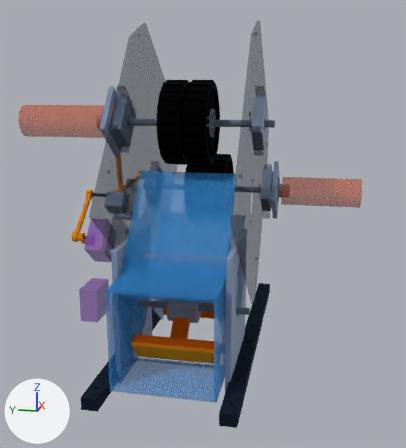
The glTF model cad/output/paddle_launcher_feasible_pollen.glb: old version first, new version second.
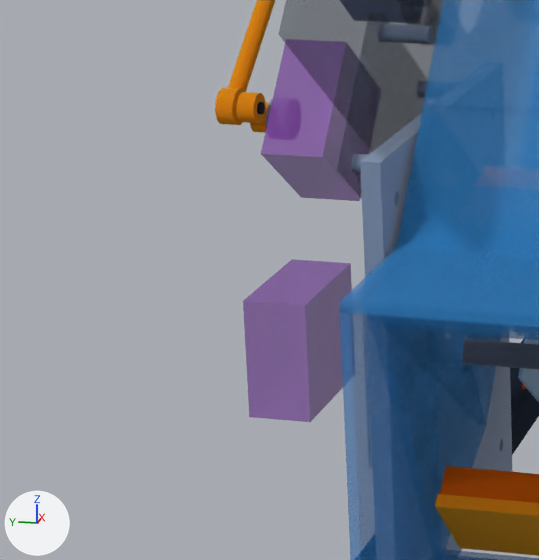
The first picture shows the older version from a 50 mm lens placed at (-654.0, -144.0, 326.0), pointed at (13.0, -10.0, 160.0). The close-ups show the older and then the newer version on the part from 3% to 39% of the width and 46% to 80% of the height of that picture. Only the edits that show in the close-ups are written down. The lights are fixed; the arrows at lower left show +X, +Y and +Z. Where no turn or scale is listed for an object, it has been applied to the vertices.

In view in the first close-up: 'gap_servo_envelope', 'guide_roof_1', 'guide_roof_3', 'guide_wall_1_+1', 'guide_wall_2_+1', 'guide_wall_3_+1', 'paddle_blade_2', 'paddle_cr_servo_envelope', 'paddle_flex_tip_2', 'paddle_support_cheek_+1', 'servo_spline_hub', 'shooter_side_plate_+1', 'shooter_throat_+55' and 11 more.
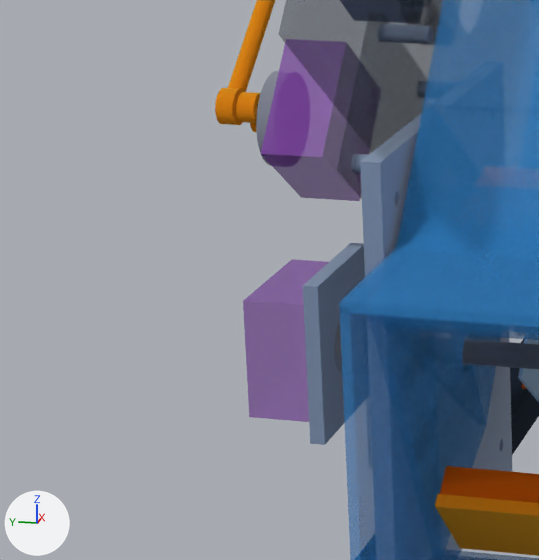
Changed parts and their boxes [x1, y1, x2, y2] in the close-ups (539 x 560 px):
'paddle_servo_frame_1802-0043-0001', added (blue): after [303, 243, 365, 445]
'servo_spline_hub_1908-0025-0032', added: after [256, 71, 279, 166]
'paddle_servo_coupler_4001-0025-4008', added: after [334, 321, 342, 373]
'servo_spline_hub', deleted (mostly hidden): before [266, 99, 273, 127]

The edits, one by one:
Mesh me_servo_spline_hub_1908_0025_0032 is new.
It has 336 vertices, 672 faces and spans x -37.6..-5.6, y 122.0..128.0, z 125.0..157.0.
It uses material mat_mat_4 (light grey #b8bdc7).
Mesh me_paddle_servo_coupler_4001_0025_4008 is new.
It has 336 vertices, 672 faces and spans x -57.0..-37.0, y 86.0..102.0, z 63.0..83.0.
It uses material mat_mat_4 (light grey #b8bdc7).
Mesh me_paddle_servo_frame_1802_0043_0001 is new.
It is a box spanning x -68.5..-25.5, y 96.5..101.5, z 46.0..100.0.
It uses material mat_mat_2 (blue #b3c2d6).
Object 'servo_spline_hub' (ob_servo_spline_hub) is deleted.
Object 'servo_spline_hub_1908-0025-0032' (ob_servo_spline_hub_1908_0025_0032) is new; it shows me_servo_spline_hub_1908_0025_0032.
Its location is (0.0, 0.0, 0.0).
Object 'paddle_servo_coupler_4001-0025-4008' (ob_paddle_servo_coupler_4001_0025_4008) is new; it shows me_paddle_servo_coupler_4001_0025_4008.
Its location is (0.0, 0.0, 0.0).
Object 'paddle_servo_frame_1802-0043-0001' (ob_paddle_servo_frame_1802_0043_0001) is new; it shows me_paddle_servo_frame_1802_0043_0001.
Its location is (0.0, 0.0, 0.0).
